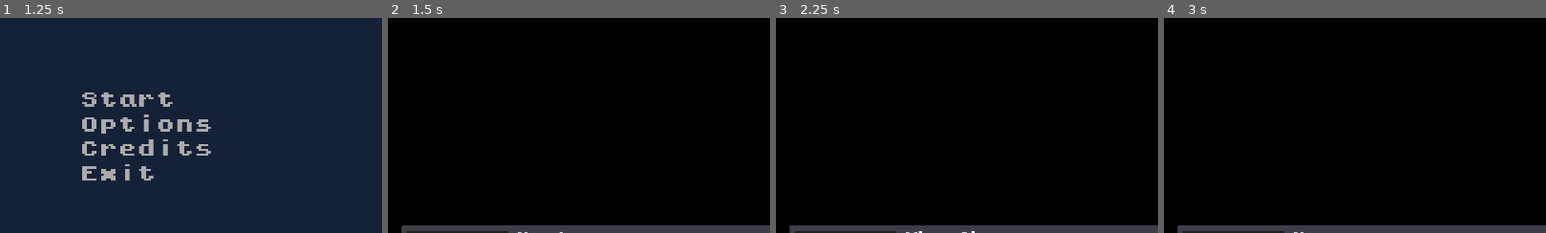
Above: before the commit, frames 1-4 (left to right).
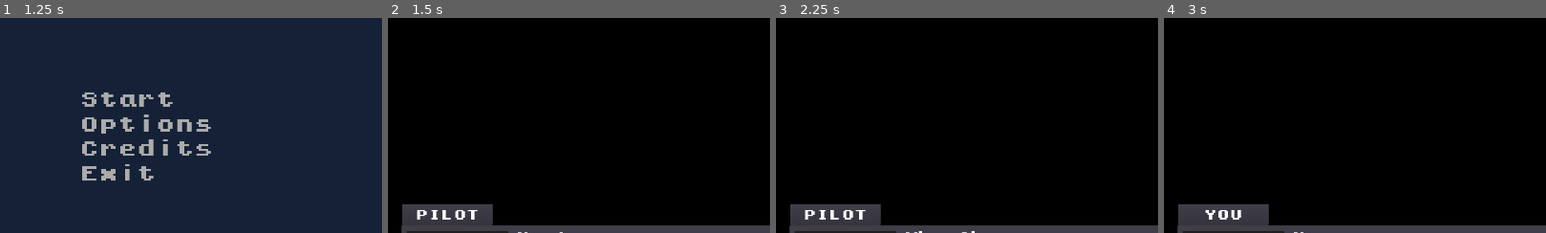
Above: after the commit, the same moments.

Repository: ZeeHatcher/project-forgotten
Game: Godot game, scene res://scenes/start_screen/start_screen.tscn
The game is run twice, just before and just after one commit, with the same random seed, the same clock (stepped at 60 frames per second) and the same inputs.
Inputs (mouse positions are % of the whole screen's width and height, from its top left):
- Up to frame 1 (1.25 s): tap Enter at 0.5 s; move the mouse to (72, 45) at 0.52 s; hold D (move_right) from 0.53 s (still down); hold Tab (journal) from 0.53 s (still down); click (72, 45) at 0.67 s
- Up to frame 2 (1.5 s): release D (move_right) at 1.25 s; release Tab (journal) at 1.25 s; click "Start" at 1.25 s
- Up to frame 3 (2.25 s): tap Space at 2 s; move the mouse to (30, 55) at 2.02 s; hold S (move_down) from 2.03 s (still down); tap Tab (journal) at 2.1 s
- Up to frame 4 (3 s): move the mouse to (60, 28) at 2.77 s; release S (move_down) at 2.78 s; hold D (move_right) from 2.78 s (still down); hold Tab (journal) from 2.78 s (still down)
The pictures show only the part of the screen within x 0-50%, y 22-72%; the shares and areas given below are measured in that part.

Frame 1 is identical in both runs. In frame 2, 2.3% of the frame differs, in the area x 3-28%, y 86-97%; in frame 3, 2.3%; in frame 4, 2.3%.

Commit message:
fix: cutscene title

Diff:
--- a/ui/cutscene/cutscene.gd
+++ b/ui/cutscene/cutscene.gd
@@ -33,7 +33,6 @@
 
 func next() -> void:
 	if not _frame_controller:
-		print("no")
 		_next_frame()
 	else:
 		var completed := _frame_controller.next()
@@ -96,6 +95,7 @@
 			_portrait.visible = false
 			_label.full_text = _frame.text[_index]
 
-		_title_container.visible = _title.text.empty()
+		print(_title.get_total_character_count(), _title.text)
+		_title_container.visible = not _title.text.empty()
 
 		return false
--- a/ui/cutscene/cutscene.tscn
+++ b/ui/cutscene/cutscene.tscn
@@ -31,7 +31,6 @@
 margin_top = 12.0
 margin_right = 224.0
 margin_bottom = 44.0
-text = "ACTOR"
 align = 1
 valign = 1
 uppercase = true
